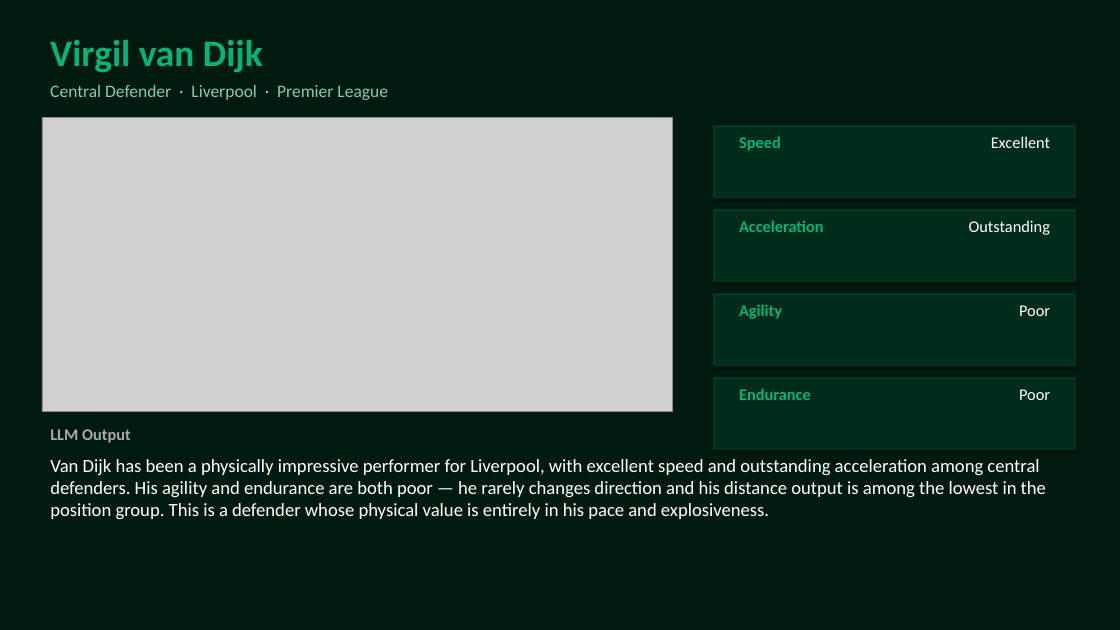
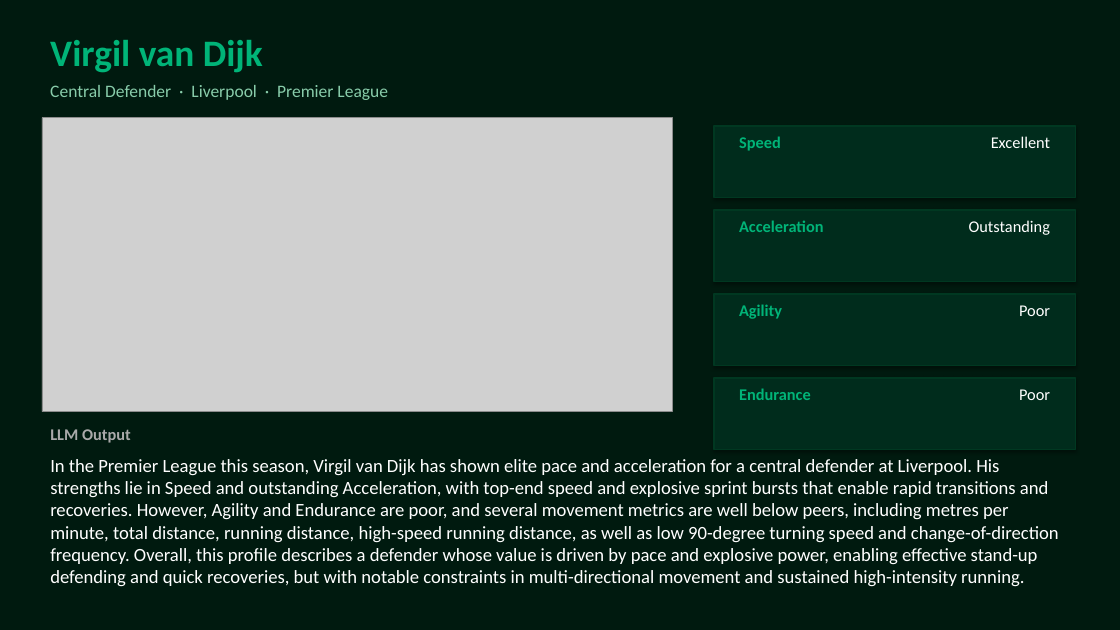
Before and after one commit to pedrocc03-org/Twelve-Context-Engineering-2026, a slide deck: slide 4 of Physical_Analyst_Presentation.pptx. Drawn at 1120x630 pixels with LibreOffice and Linux fonts; fonts in the diff are those of the drawing; grey boxes stand for pictures. Boxes give left, top, right and bottom in pixels: in the first picture for what was removed or moved away, otherwise in the second. Text is boxed around its words. In the diff, an @@ line names an element or a change of style, - is before the commit and + after.

```diff
--- a/Physical_Analyst_Presentation.pptx
+++ b/Physical_Analyst_Presentation.pptx
@@ text at (50, 459, 1059, 587): text changed @@
-Van Dijk has been a physically impressive performer for Liverpool, with excellent speed and outstanding acceleration among central defenders. His agility and endurance are both poor — he rarely changes direction and his distance output is among the lowest in the position group. This is a defender whose physical value is entirely in his pace and explosiveness.
+In the Premier League this season, Virgil van Dijk has shown elite pace and acceleration for a central defender at Liverpool. His strengths lie in Speed and outstanding Acceleration, with top-end speed and explosive sprint bursts that enable rapid transitions and recoveries. However, Agility and Endurance are poor, and several movement metrics are well below peers, including metres per minute, total distance, running distance, high-speed running distance, as well as low 90-degree turning speed and change-of-direction frequency. Overall, this profile describes a defender whose value is driven by pace and explosive power, enabling effective stand-up defending and quick recoveries, but with notable constraints in multi-directional movement and sustained high-intensity running.
```
Also in this commit, not shown: 2 other slides changed.
